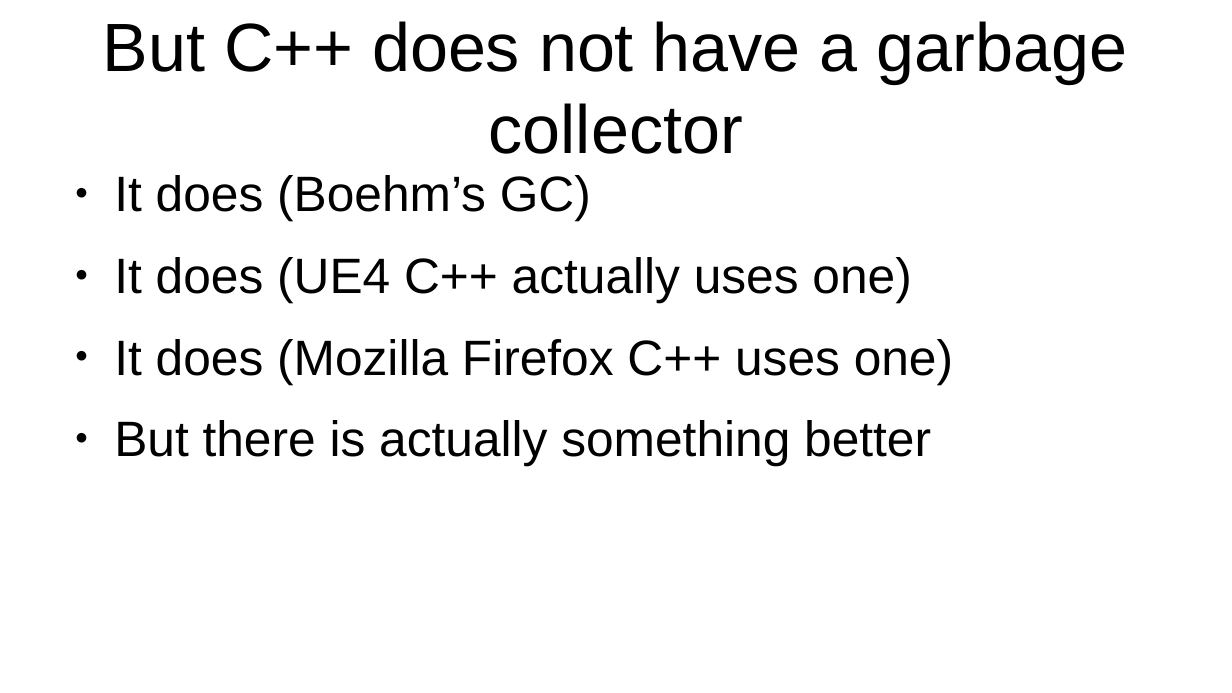
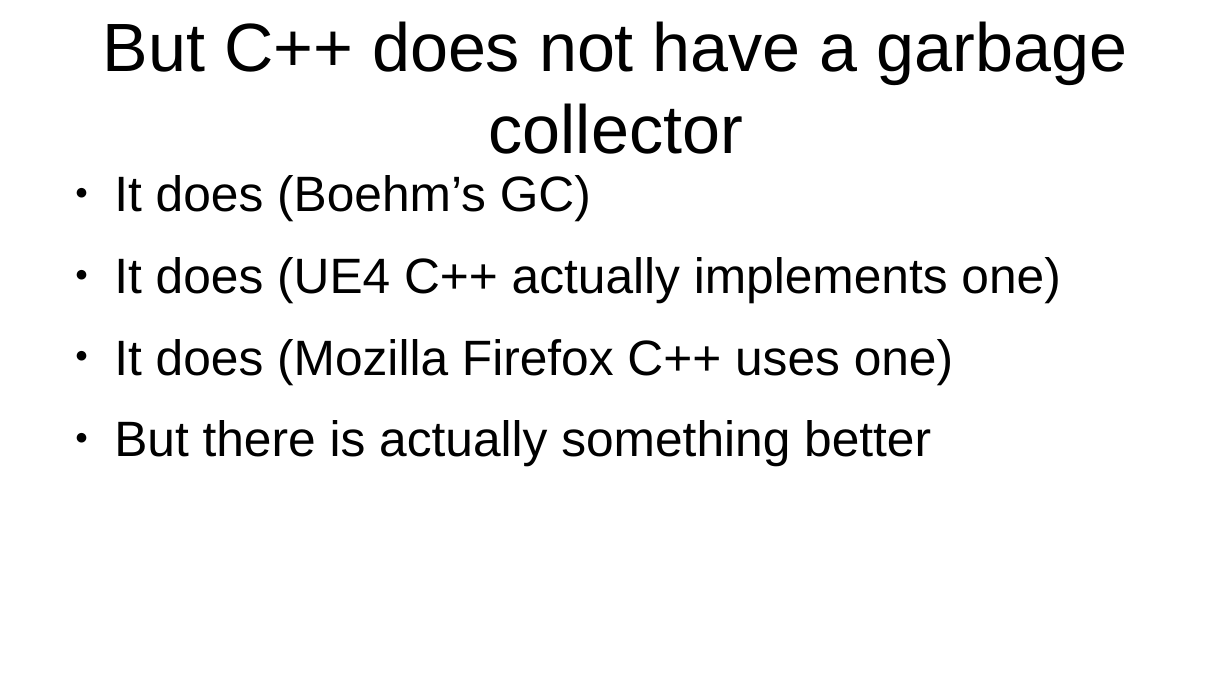
Before and after one commit to osen/creativelabs, a slide deck: slide 9 of gep/gep_cxx_precursor_1.odp. Drawn at 1232x693 pixels with LibreOffice and Linux fonts; fonts in the diff are those of the drawing. Boxes give left, top, right and bottom in pixels: in the first picture for what was removed or moved away, otherwise in the second. Text is boxed around its words. In the diff, an @@ line names an element or a change of style, - is before the commit and + after.

```diff
--- a/gep/gep_cxx_precursor_1.odp
+++ b/gep/gep_cxx_precursor_1.odp
@@ text at box(114, 257, 1060, 302): text changed @@
-● It does (UE4 C++ actually uses one)
+● It does (UE4 C++ actually implements one)
```
Also in this commit, not shown: 1 other slide changed, 3 slides added, 1 other file.
